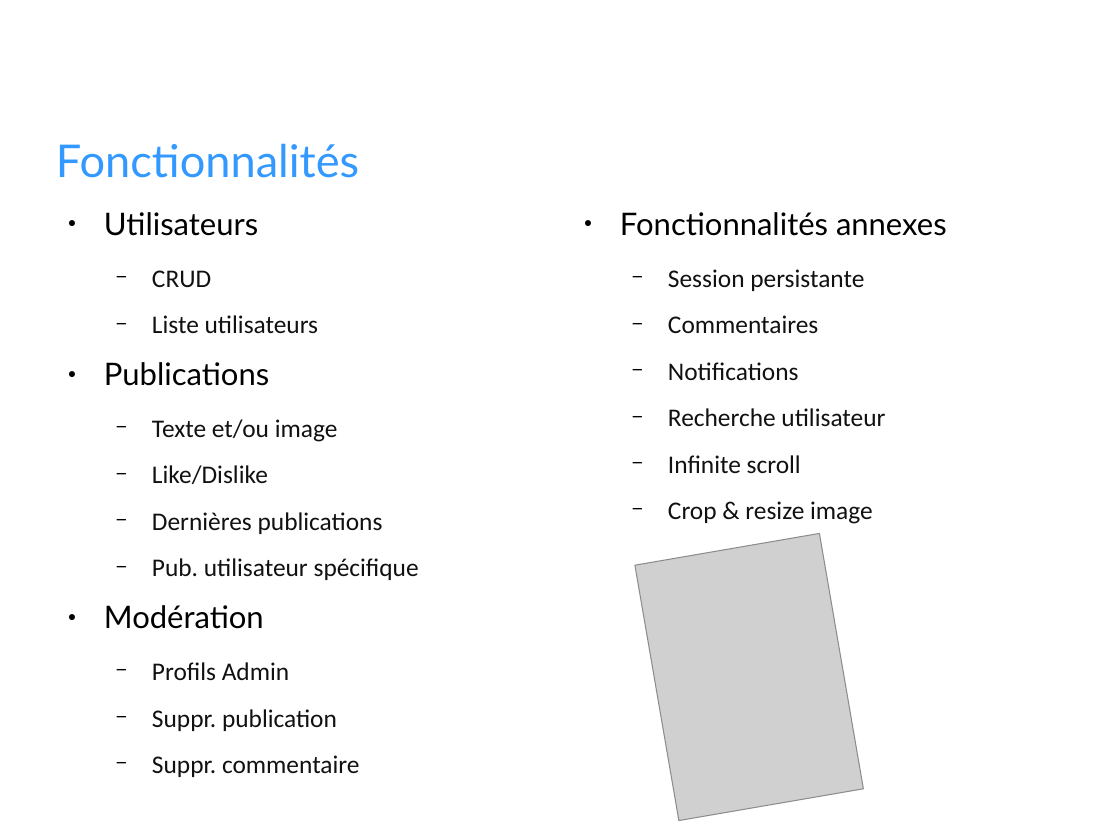
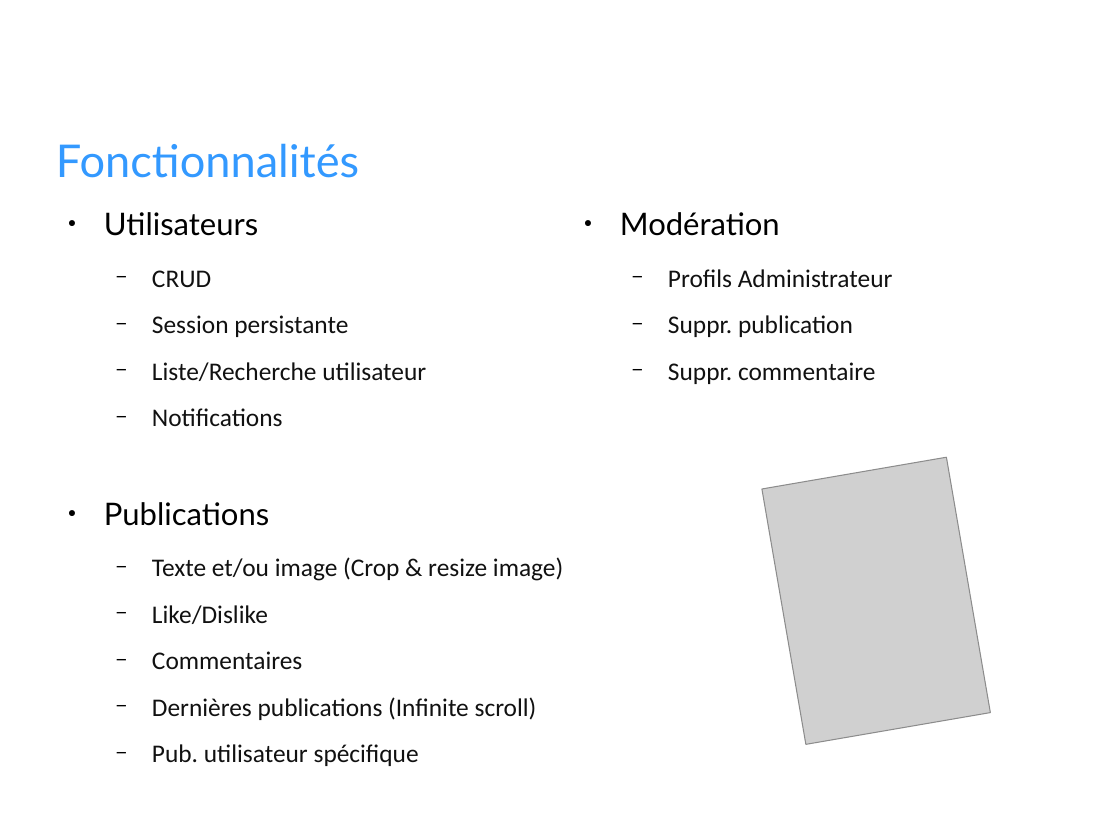
Before and after one commit to RomainSire/OC-P7-Social-Network, a slide deck: slide 4 of docs/P7_00_Présentation.odp. Drawn at 1120x840 pixels with LibreOffice and Linux fonts; fonts in the diff are those of the drawing; grey boxes stand for pictures; background and template pictures are left out. Boxes give left, top, right and bottom in pixels: in the first picture for what was removed or moved away, otherwise in the second. Text is boxed around its words. In the diff, an @@ line names an element or a change of style, - is before the commit and + after.

```diff
--- a/docs/P7_00_Présentation.odp
+++ b/docs/P7_00_Présentation.odp
@@ text at box(620, 212, 893, 384): text changed @@
-● Fonctionnalités annexes
-  − Session persistante
-  − Commentaires
-  − Notifications
-  − Recherche utilisateur
-  − Infinite scroll
-  − Crop & resize image
+● Modération
+  − Profils Administrateur
+  − Suppr. publication
+  − Suppr. commentaire
@@ text at box(152, 315, 426, 426): text changed @@
-  − Liste utilisateurs
+  − Session persistante
+  − Liste/Recherche utilisateur
+  − Notifications
@@ picture: place and size @@
-picture at box(635, 534, 863, 821)
+picture at box(762, 458, 990, 745)
@@ text at box(152, 557, 563, 581): text changed @@
-  − Texte et/ou image
+  − Texte et/ou image (Crop & resize image)
@@ text at box(104, 605, 360, 777): paragraphs removed @@
-● Modération
-  − Profils Admin
-  − Suppr. publication
-  − Suppr. commentaire
@@ text at box(152, 651, 537, 720): text changed @@
-  − Dernières publications
+  − Commentaires
+  − Dernières publications (Infinite scroll)
```
Also in this commit, not shown: 1 other slide changed.
